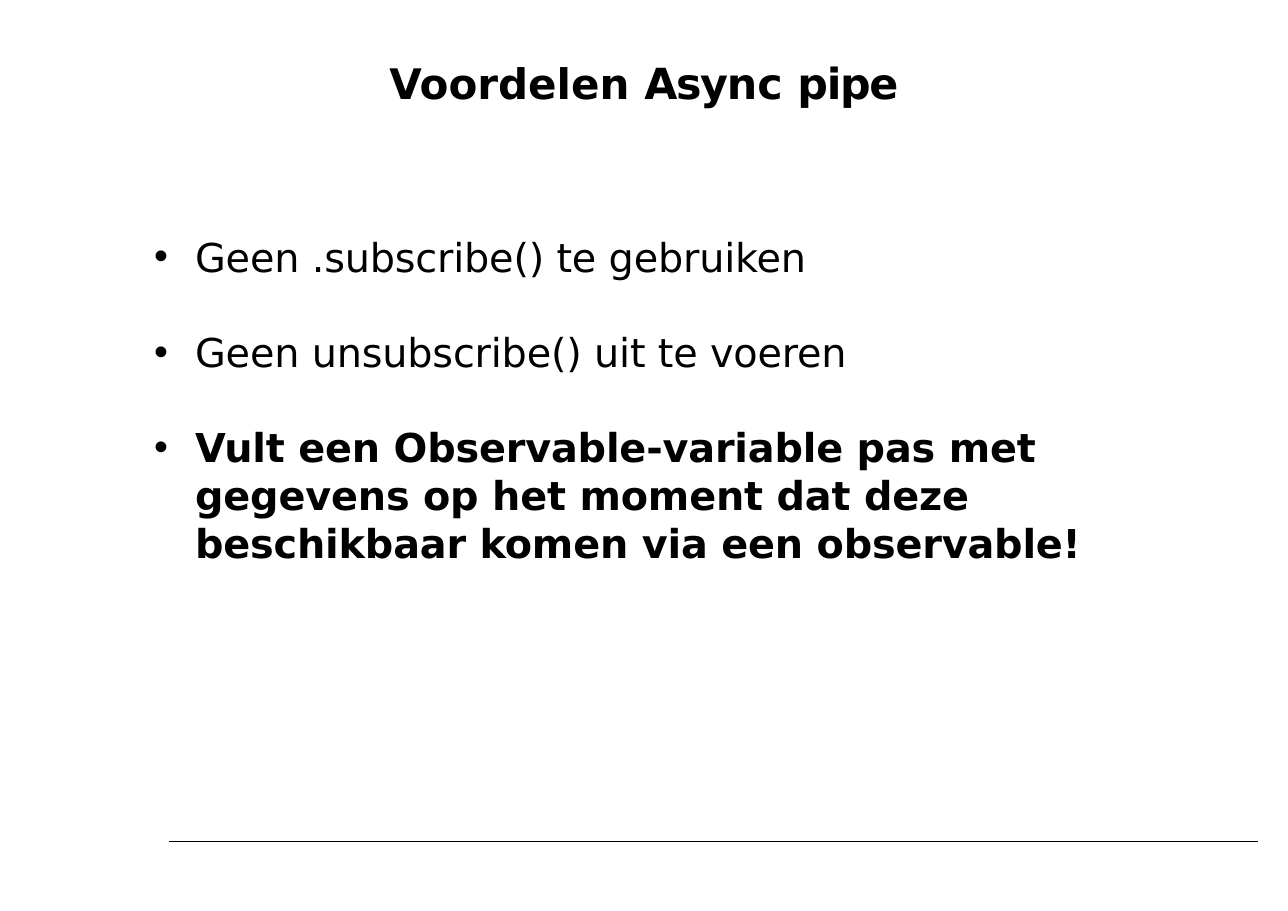
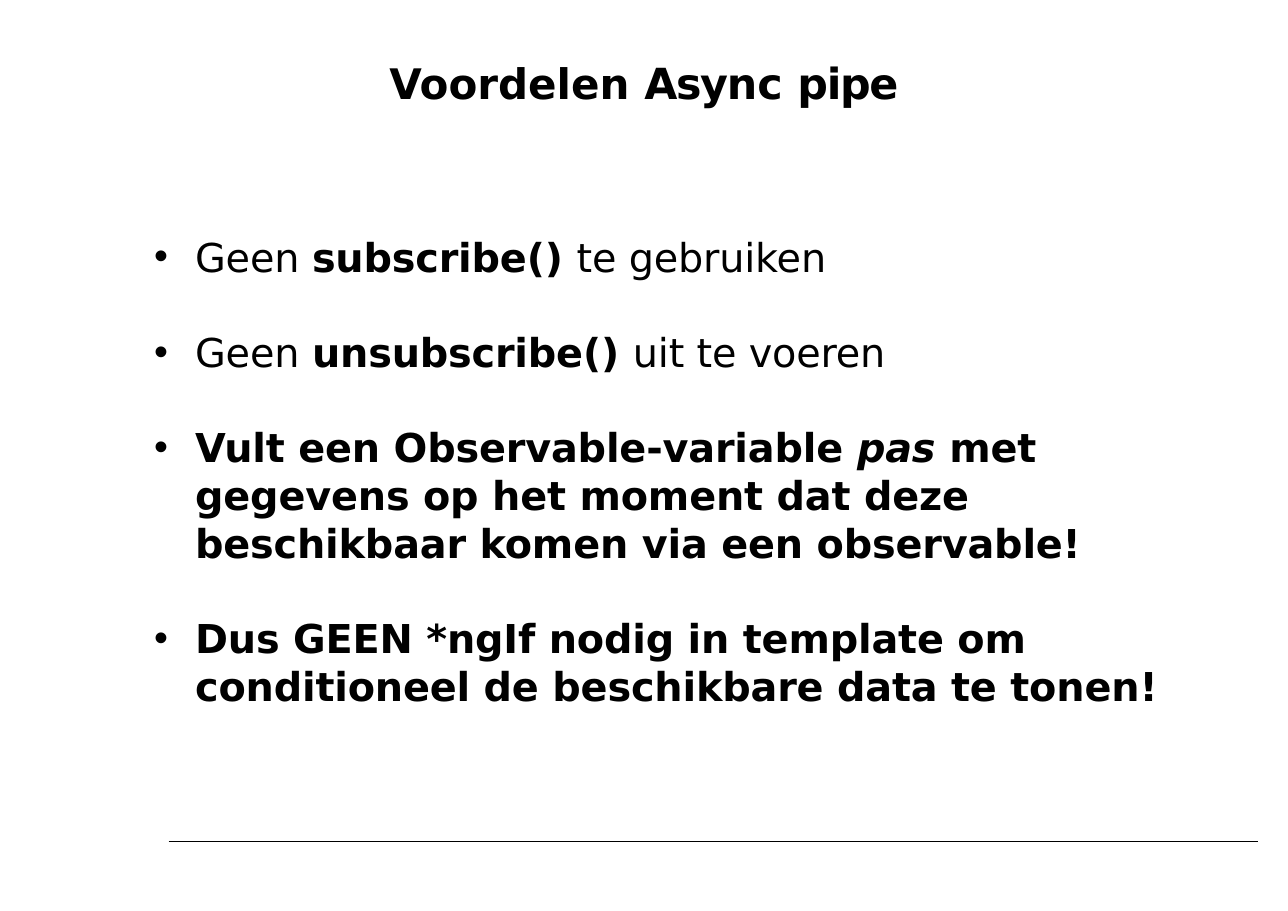
Before and after one commit to petereijgermans11/workshop-angular7, a slide deck: slide 45 of PPT/03- Angular Service.pptx (slide 46 before the commit). Drawn at 1288x911 pixels with LibreOffice and Linux fonts; fonts in the diff are those of the drawing. Boxes give left, top, right and bottom in pixels: in the first picture for what was removed or moved away, otherwise in the second. Text is boxed around its words. In the diff, an @@ line names an element or a change of style, - is before the commit and + after.

```diff
--- a/PPT/03- Angular Service.pptx
+++ b/PPT/03- Angular Service.pptx
@@ text at [195,241,826,280]: text changed @@
-• Geen .subscribe() te gebruiken
+• Geen subscribe() te gebruiken
@@ text at [195,336,1081,559]: bold on in "unsubscribe()"; italic on in "pas" @@
@@ text at [195,622,1157,702]: paragraph added @@
+• Dus GEEN *ngIf nodig in template om conditioneel de beschikbare data te tonen!
```
Also in this commit, not shown: 8 other slides changed, 1 slide removed, 6 other files.
